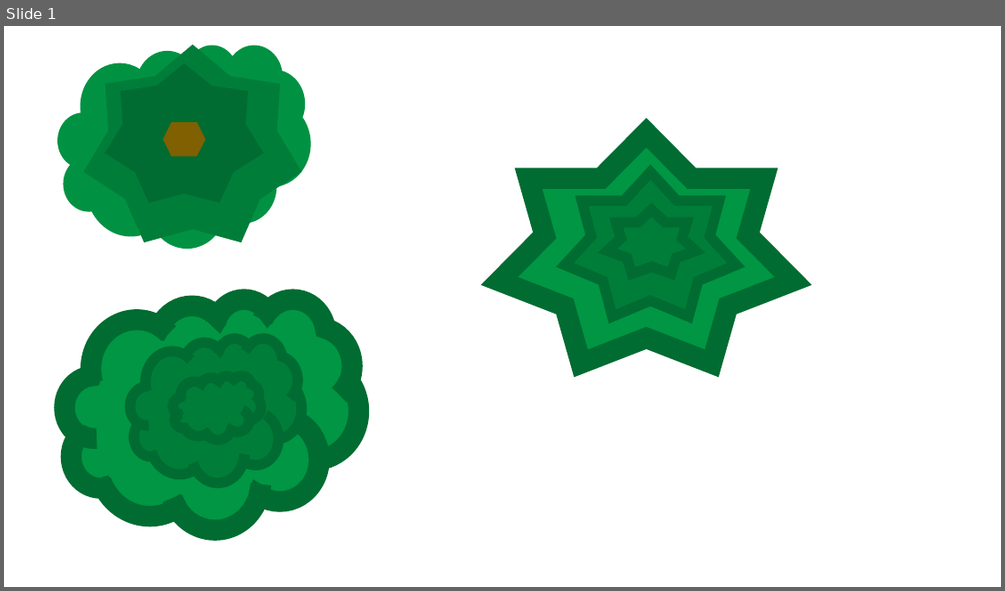
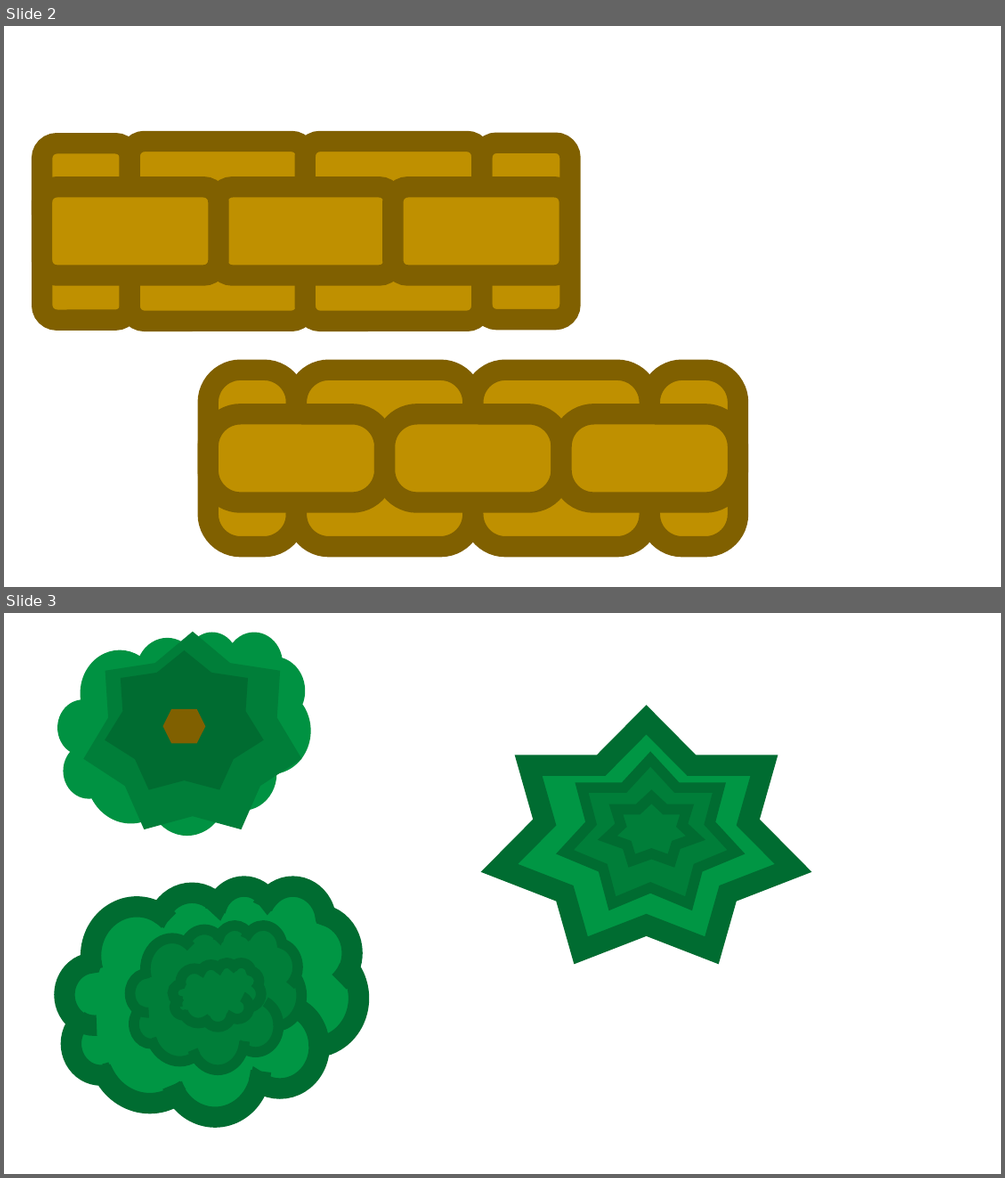
Before and after one commit to DanGrew/Dinosaurs, a slide deck: src/uk/dangrew/dinosaurs/resources/image-construction.pptx. Shown one above the other, each under a label of ours: slide 1 before the commit, slides 2 and 3 after it. The pictures are 1005x591 and 1005x1178 pixels, drawn with LibreOffice and Linux fonts; fonts in the diff are those of the drawing. Boxes give left, top, right and bottom in pixels: in the first picture for what was removed or moved away, otherwise in the second. Text is boxed around its words. In the diff, an @@ line names an element or a change of style, - is before the commit and + after.

```diff
--- a/src/uk/dangrew/dinosaurs/resources/image-construction.pptx
+++ b/src/uk/dangrew/dinosaurs/resources/image-construction.pptx
@@ slide 2 added at <box>4,26,1001,587</box>, background #FFFFFF @@
@@ rounded rectangle added at <box>42,143,130,320</box>, fill #BF9000, outline #806000 20 pt @@
@@ rounded rectangle added at <box>129,141,306,230</box>, fill #BF9000, outline #806000 20 pt @@
@@ rounded rectangle added at <box>306,141,482,230</box>, fill #BF9000, outline #806000 20 pt @@
@@ rounded rectangle added at <box>482,143,570,319</box>, fill #BF9000, outline #806000 20 pt @@
@@ rounded rectangle added at <box>42,187,218,275</box>, fill #BF9000, outline #806000 20 pt @@
@@ rounded rectangle added at <box>217,187,394,275</box>, fill #BF9000, outline #806000 20 pt @@
@@ rounded rectangle added at <box>393,187,569,275</box>, fill #BF9000, outline #806000 20 pt @@
@@ rounded rectangle added at <box>129,232,306,321</box>, fill #BF9000, outline #806000 20 pt @@
@@ rounded rectangle added at <box>306,232,482,321</box>, fill #BF9000, outline #806000 20 pt @@
@@ rounded rectangle added at <box>208,370,297,547</box>, fill #BF9000, outline #806000 20 pt @@
@@ rounded rectangle added at <box>297,370,473,459</box>, fill #BF9000, outline #806000 20 pt @@
@@ rounded rectangle added at <box>473,370,649,459</box>, fill #BF9000, outline #806000 20 pt @@
@@ rounded rectangle added at <box>649,370,737,547</box>, fill #BF9000, outline #806000 20 pt @@
@@ rounded rectangle added at <box>208,414,385,502</box>, fill #BF9000, outline #806000 20 pt @@
@@ rounded rectangle added at <box>385,414,561,502</box>, fill #BF9000, outline #806000 20 pt @@
@@ rounded rectangle added at <box>561,414,737,502</box>, fill #BF9000, outline #806000 20 pt @@
@@ rounded rectangle added at <box>297,459,473,547</box>, fill #BF9000, outline #806000 20 pt @@
@@ rounded rectangle added at <box>473,459,649,547</box>, fill #BF9000, outline #806000 20 pt @@
@@ what was slide 1 is now slide 3 @@
```
Also in this commit, not shown: 1 other slide added, 19 other files.
